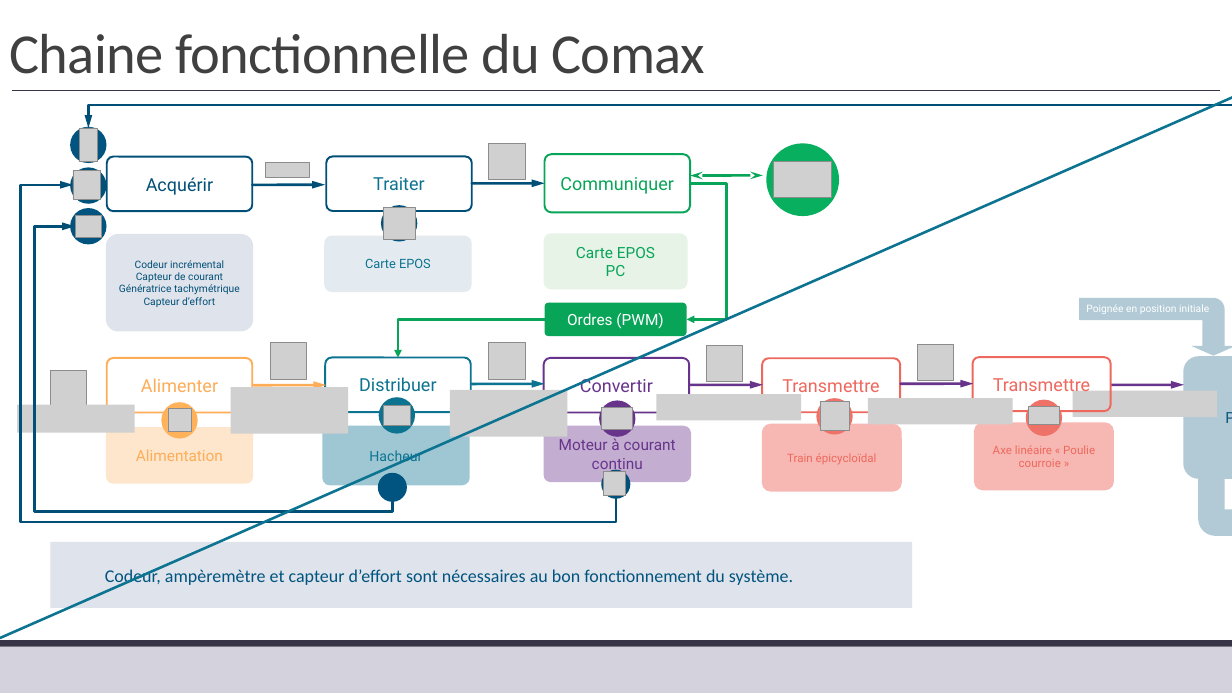
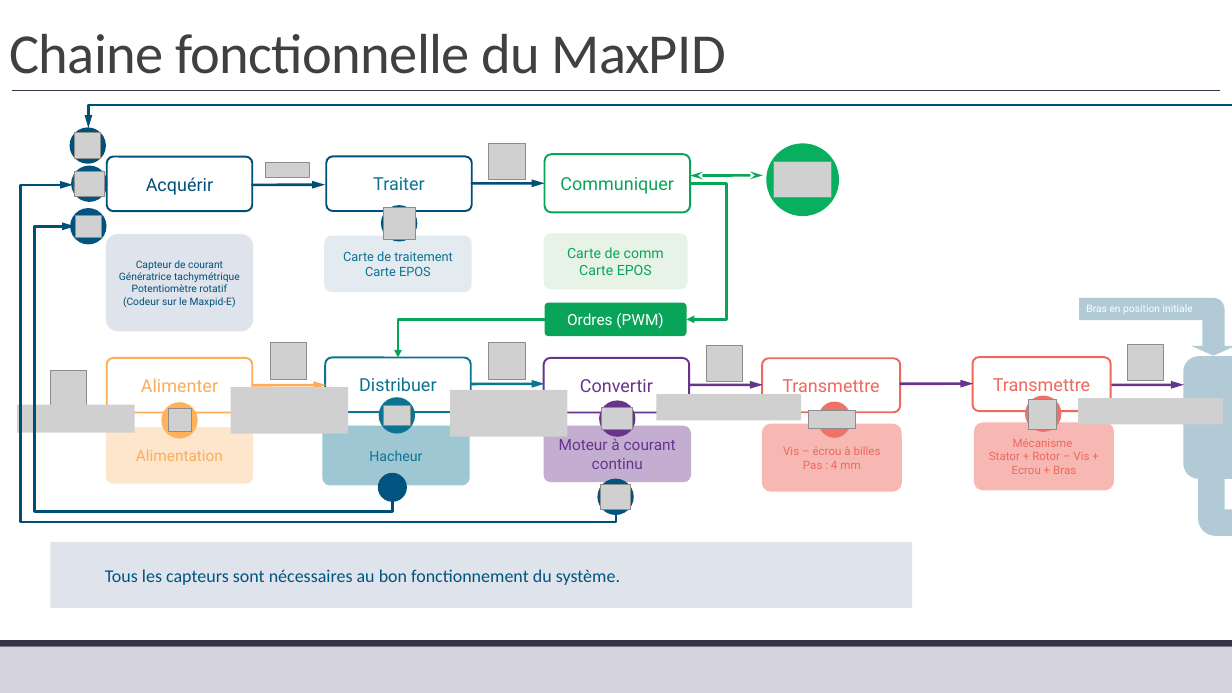
Before and after one commit to xpessoles/TP_Corriges, a slide deck: slide 4 of 11_MaxPID/11_MaxPID_Corrige.pptx. Drawn at 1232x693 pixels with LibreOffice and Linux fonts; fonts in the diff are those of the drawing; grey boxes stand for pictures; background and template pictures are left out. Boxes give left, top, right and bottom in pixels: in the first picture for what was removed or moved away, otherwise in the second. Text is boxed around its words. In the diff, an @@ line names an element or a change of style, - is before the commit and + after.

```diff
--- a/11_MaxPID/11_MaxPID_Corrige.pptx
+++ b/11_MaxPID/11_MaxPID_Corrige.pptx
@@ title at (9, 34, 726, 74): text changed @@
-Chaine fonctionnelle du Comax
+Chaine fonctionnelle du MaxPID
@@ arrow removed from (0, 638) to (1232, 75) @@
@@ ellipse: place and size @@
-ellipse at (70, 167, 106, 203)
+ellipse at (69, 128, 105, 164)
@@ picture: place and size @@
-picture at (79, 128, 98, 163)
+picture at (75, 132, 102, 159)
@@ ellipse: place and size @@
-ellipse at (70, 127, 106, 163)
+ellipse at (71, 165, 107, 201)
@@ text in rounded rectangle at (135, 260, 224, 268): paragraph removed @@
-Codeur incrémental
@@ text in rounded rectangle at (343, 251, 453, 261): paragraph added @@
+Carte de traitement
@@ text in rounded rectangle at (567, 247, 664, 258): paragraph added @@
+Carte de comm
@@ text in rounded rectangle at (579, 265, 652, 275): size 12 to 11 pt in "Carte EPOS" @@
@@ text in rounded rectangle at (606, 265, 626, 276): paragraph removed @@
-PC
@@ text in rounded rectangle at (123, 284, 236, 307): text changed @@
-Capteur d’effort
+Potentiomètre rotatif
+(Codeur sur le Maxpid-E)
@@ text at (1086, 305, 1193, 314): text changed @@
-Poignée en position initiale
+Bras en position initiale
@@ picture: place and size @@
-picture at (918, 345, 954, 381)
+picture at (1128, 345, 1164, 381)
@@ text in rounded rectangle at (1185, 358, 1232, 479): text changed @@
-Poignée
+Bras
@@ picture added at (809, 410, 856, 429) @@
@@ ellipse: place and size @@
-ellipse at (817, 398, 853, 434)
+ellipse at (818, 402, 851, 438)
@@ picture removed at (820, 402, 848, 431) @@
@@ picture removed at (868, 398, 1013, 425) @@
@@ ellipse: place and size @@
-ellipse at (1026, 400, 1062, 436)
+ellipse at (1025, 396, 1061, 432)
@@ picture: place and size @@
-picture at (1029, 407, 1059, 425)
+picture at (1029, 399, 1057, 429)
@@ picture: place and size @@
-picture at (1073, 391, 1218, 418)
+picture at (1079, 398, 1224, 425)
@@ text in rounded rectangle at (783, 446, 881, 469): text changed @@
-Train épicycloïdal
+Vis – écrou à billes
+Pas : 4 mm
@@ text in rounded rectangle at (989, 438, 1089, 474): text changed @@
-Axe linéaire « Poulie courroie »
+Mécanisme
+Stator + Rotor – Vis + Ecrou + Bras
@@ ellipse: place and size @@
-ellipse at (602, 470, 630, 498)
+ellipse at (598, 479, 634, 515)
@@ ellipse at (598, 479, 634, 515): fill #00517A to #00547F @@
@@ picture removed at (604, 472, 626, 495) @@
@@ text at (1053, 466, 1076, 474): text changed @@
-Poignée en position finale
+Bras en position finale
@@ picture added at (601, 484, 631, 509) @@
@@ text in rectangle at (105, 569, 620, 585): text changed @@
-Codeur, ampèremètre et capteur d’effort sont nécessaires au bon fonctionnement du système.
+Tous les capteurs sont nécessaires au bon fonctionnement du système.
```
Also in this commit, not shown: 2 other files.
